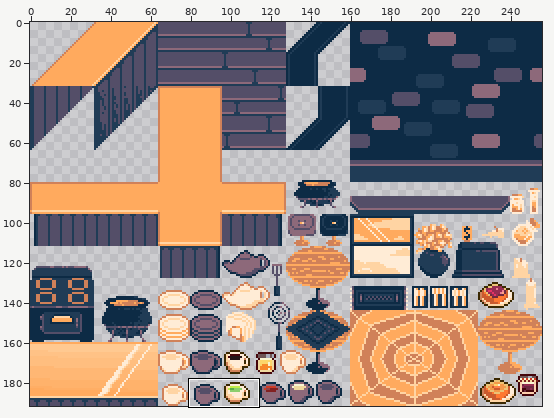
A sprite sheet gets an edit: Assets/Raw/Kitchen Counter.png. Above: a wide view before the commit, with the close-up outlined.
Close-up. The starting point:
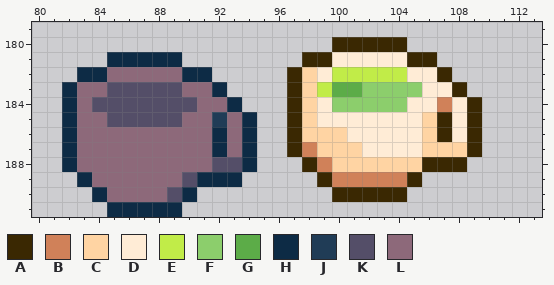
The file is 256x192 pixels. Colours within 5 levels of each other are drawn and written as one. Shown: x 80..113, y 179..191. The commit also changed other parts of the picture, which this record leaves out.
Palette (. is transparent): A #3a2802  B #d08159  C #ffd4a3  D #ffecd6  E #c1ec48  F #8cce6c  G #5cac48  H #0d2b45  J #203c56  K #544e68  L #8d697a
Pixels before, first column x 82:
180 ..................AAAAA.....
181 ...HHHHH........AADDDDDAA...
182 .HHLLLLLHH.....ACDEEEEEDDA..
183 HLLKKKKKLLH....ACEGGFFFFDDA.
184 HLKKKKKKKLLH...ACDFFFFFDDBDA
185 HLLKKKKKLLJLH..ACDDDDDDDCADA
186 HLLLLLLLLLHLH..ACCCDDDDDCADA
187 HLLLLLLLLLHLH..ABCCCDDDDCCCA
188 HLLLLLLLLLKKH...ABCCCCCCAAA.
189 .HLLLLLLKHHH.....ABBBBBA....
190 ..HLLLLKH.........AAAAA.....
191 ...HHHHH....................
After:
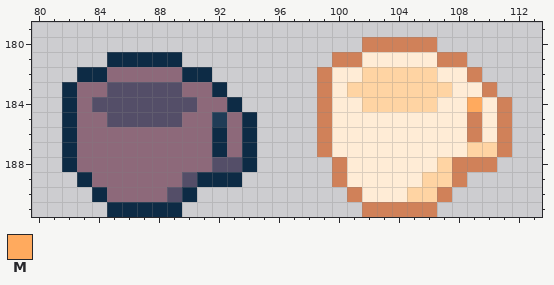
Colours new in this view: M #ffaa5e
The exact change:
Changed rows in their new state; - is an unchanged pixel.
first column x 97:
180 ---..BBBBB-----
181 -..BB---DDBB---
182 ..BDDCCCCCDDB--
183 ..BDCCCCCCCDDB-
184 ..BDDCCCCCD-MDB
185 ..B------DD-BDB
186 ..BD-----DD-BDB
187 ..BDD----DDDCCB
188 -..BDDDDDDCBBB-
189 --.-DDDDDCCB---
190 ---.BDDDCCB----
191 -----BBBBB-----
Where, in picture pixels (left, top, right, bottom), the same in both close-ups:
changed: (287, 37, 512, 217)
